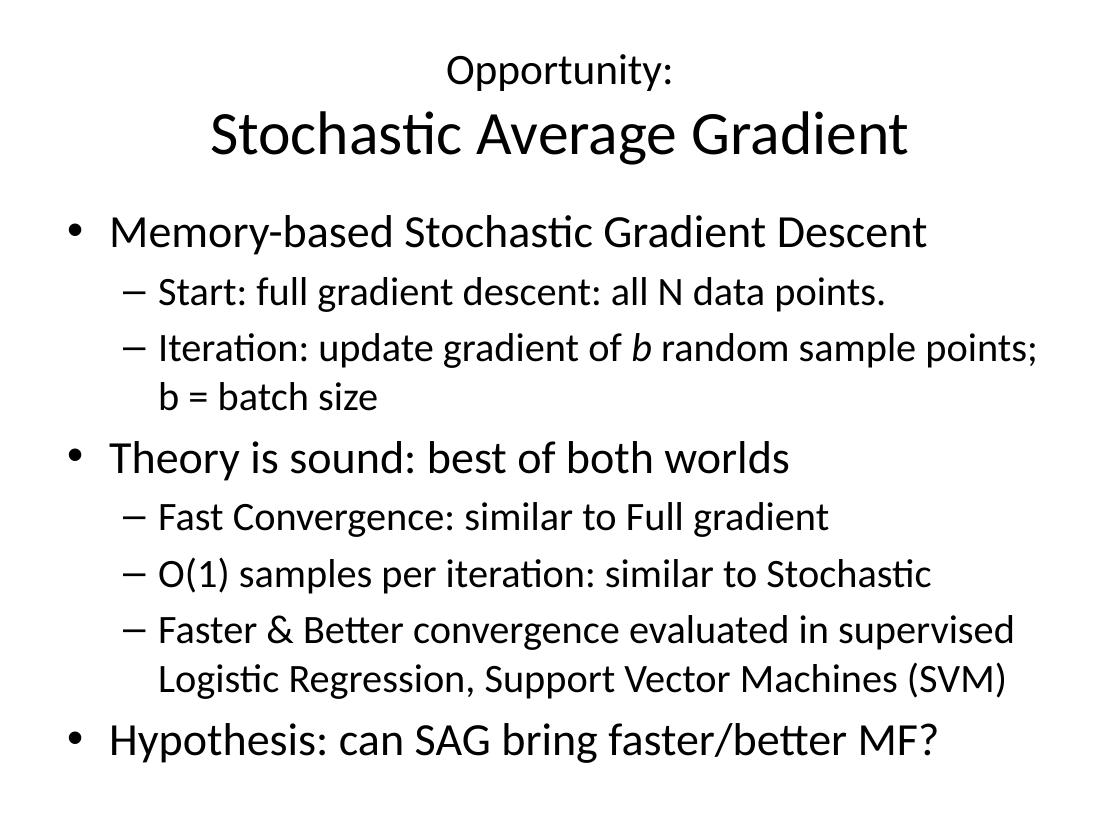
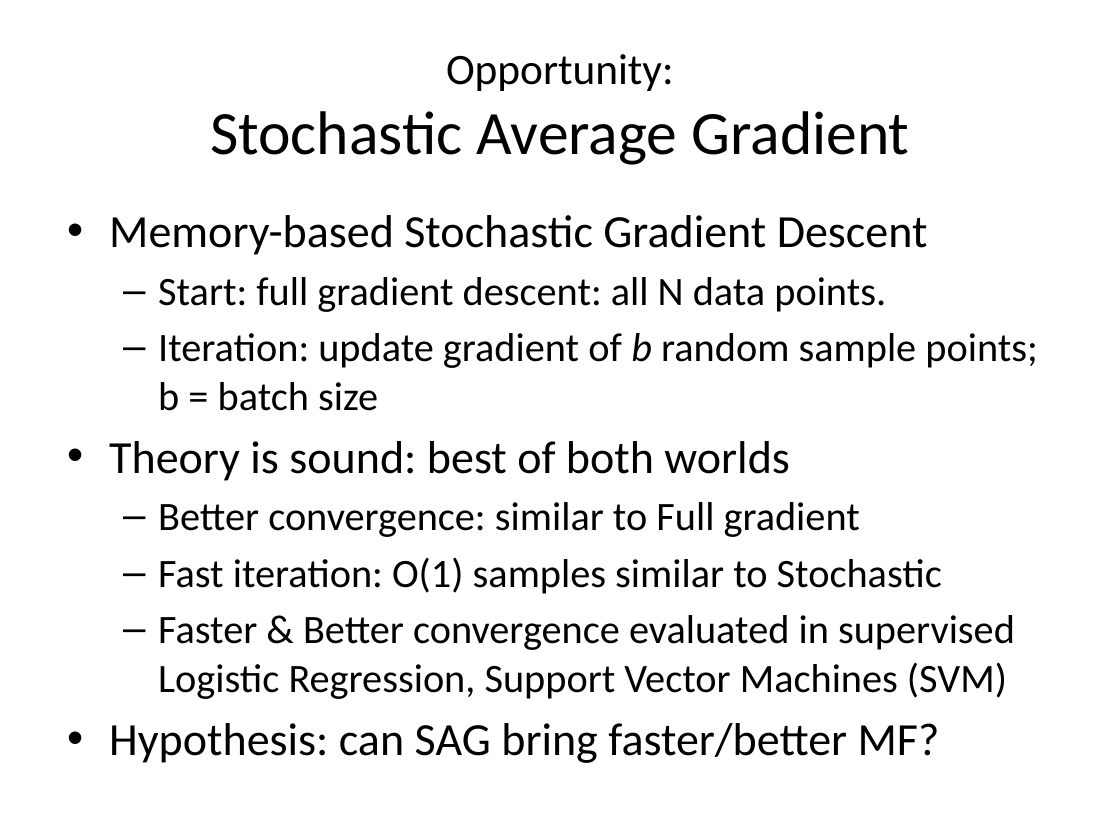
Before and after one commit to jamestklo/MatrixFactorizationMatlab, a slide deck: slide 5 of cs534L-SAGmf.pptx. Drawn at 1120x840 pixels with LibreOffice and Linux fonts; fonts in the diff are those of the drawing. Boxes give left, top, right and bottom in pixels: in the first picture for what was removed or moved away, otherwise in the second. Text is boxed around its words. In the diff, an @@ line names an element or a change of style, - is before the commit and + after.

```diff
--- a/cs534L-SAGmf.pptx
+++ b/cs534L-SAGmf.pptx
@@ text at [158, 502, 942, 594]: text changed @@
-  – Fast Convergence: similar to Full gradient
-  – O(1) samples per iteration: similar to Stochastic
+  – Better convergence: similar to Full gradient
+  – Fast iteration: O(1) samples similar to Stochastic
```
Also in this commit, not shown: 10 other slides changed, 1 slide removed.
